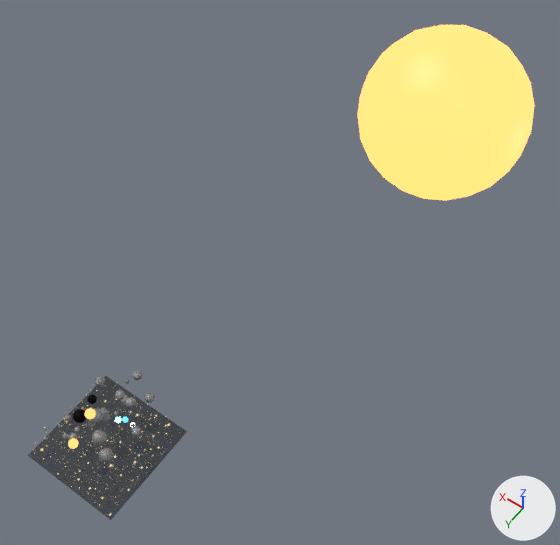
The Blender file blender/04 xr.blend, before and after one commit.
The view is the same before and after, from a camera (50 mm lens) standing at (-6.08, 3.23, 12.84) and looking at (-1.35, -3.4, 2.43). The axes (+X, +Y, +Z) are drawn at lower right. The lights are the same throughout.

The first picture shows 'Icosphere.027', 'OcclusionPlane'.
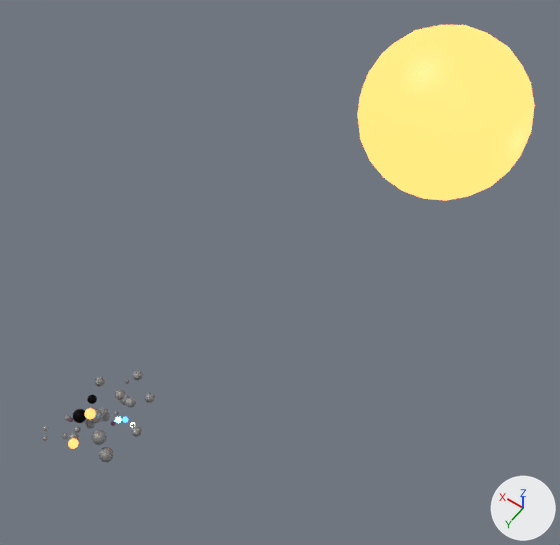
Pixel boxes [x1, y1, x2, y2] of what changed, in the pictures (560 x 545 px):
'OcclusionPlane', hidden
    before: [28, 376, 187, 520]

The change, as a diff of the scene's bpy script:
```diff
--- a/blender/04 xr.blend.py
+++ b/blender/04 xr.blend.py
@@ ob_occlusionplane @@
 ob_occlusionplane.location = (0.0, 0.0, 0.0)
+ob_occlusionplane.hide_set(True)
```
